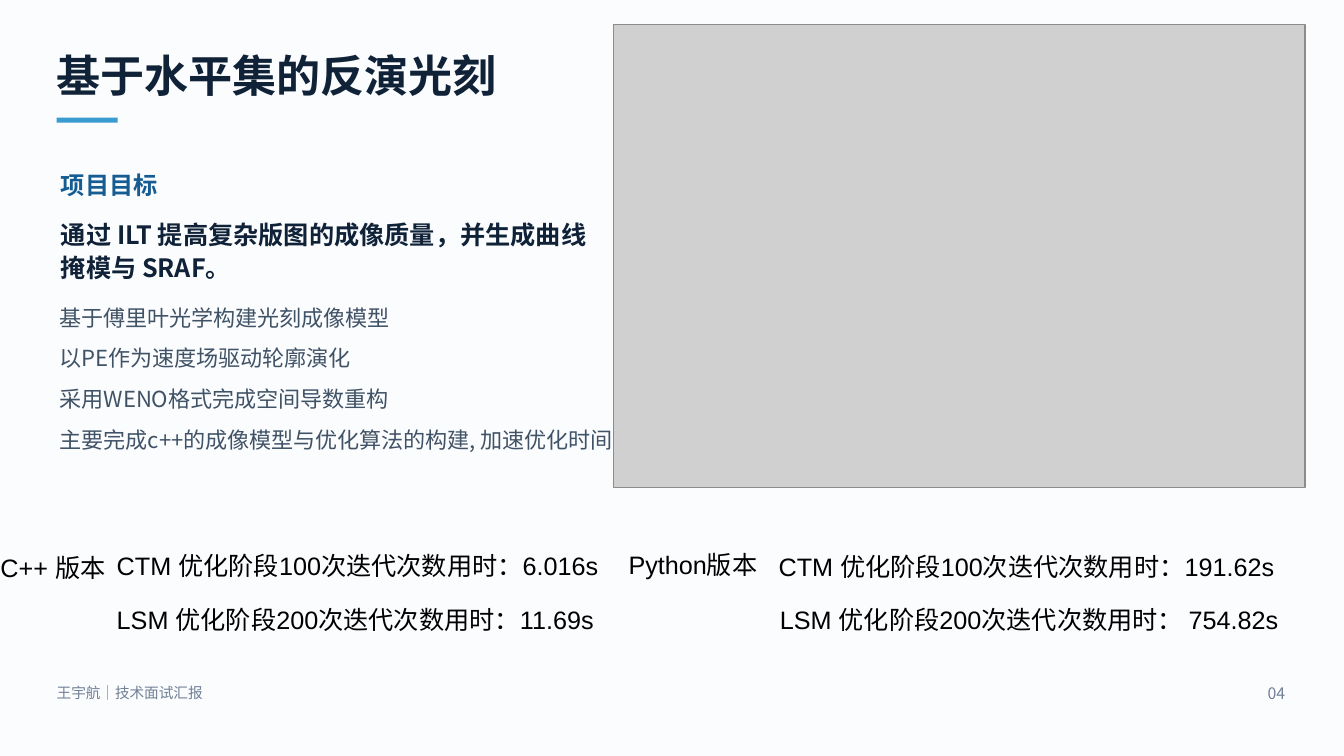
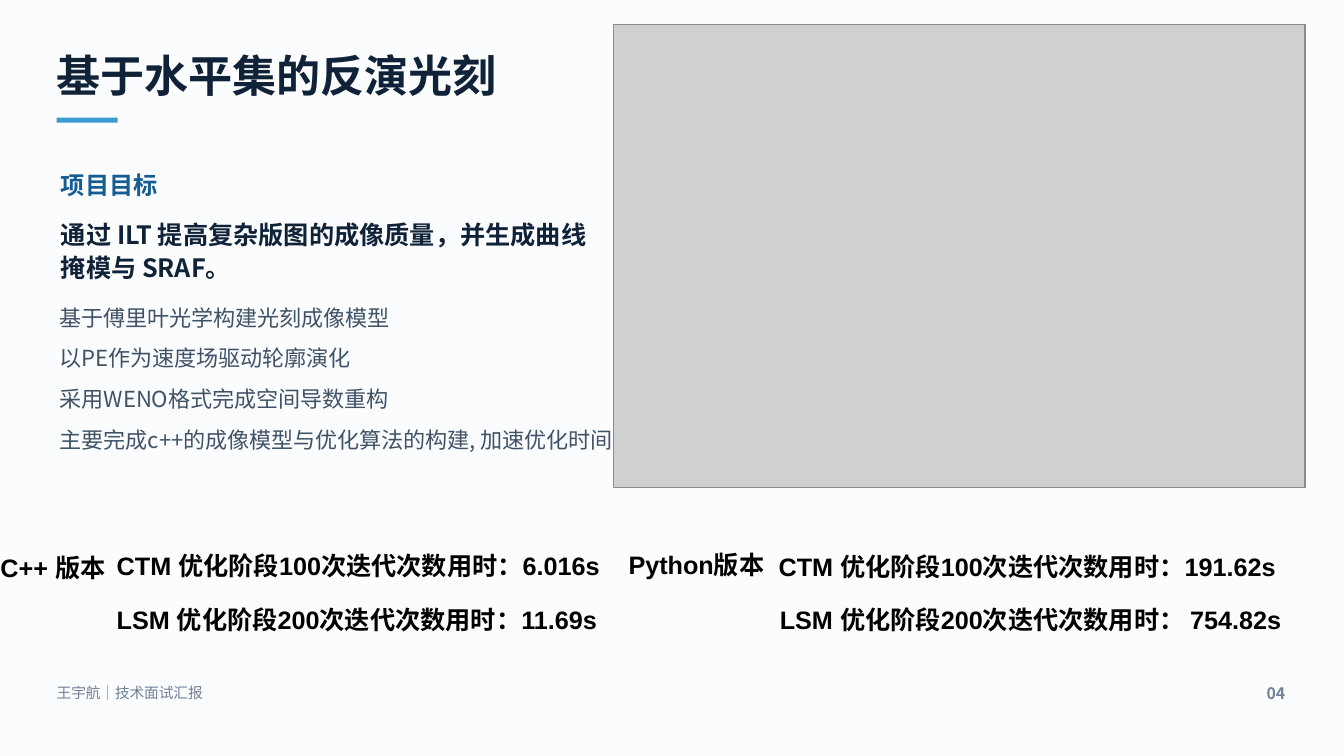
Before and after one commit to wyhcoder/C-version-Lithography, a slide deck: slide 4 of presentation-output/王宇航_技术面试汇报_SRAF完善版.pptx. Drawn at 1344x756 pixels with LibreOffice and Linux fonts; fonts in the diff are those of the drawing; grey boxes stand for pictures. Boxes give left, top, right and bottom in pixels: in the first picture for what was removed or moved away, otherwise in the second. Text is boxed around its words. In the diff, an @@ line names an element or a change of style, - is before the commit and + after.

```diff
--- a/presentation-output/王宇航_技术面试汇报_SRAF完善版.pptx
+++ b/presentation-output/王宇航_技术面试汇报_SRAF完善版.pptx
@@ bold on in 6 elements at (0, 555, 105, 580), (780, 607, 1281, 632), (779, 554, 1275, 579), (117, 553, 599, 578), (117, 607, 597, 632), (629, 554, 765, 580) @@
```
Also in this commit, not shown: 1 other slide changed, 16 other files.
